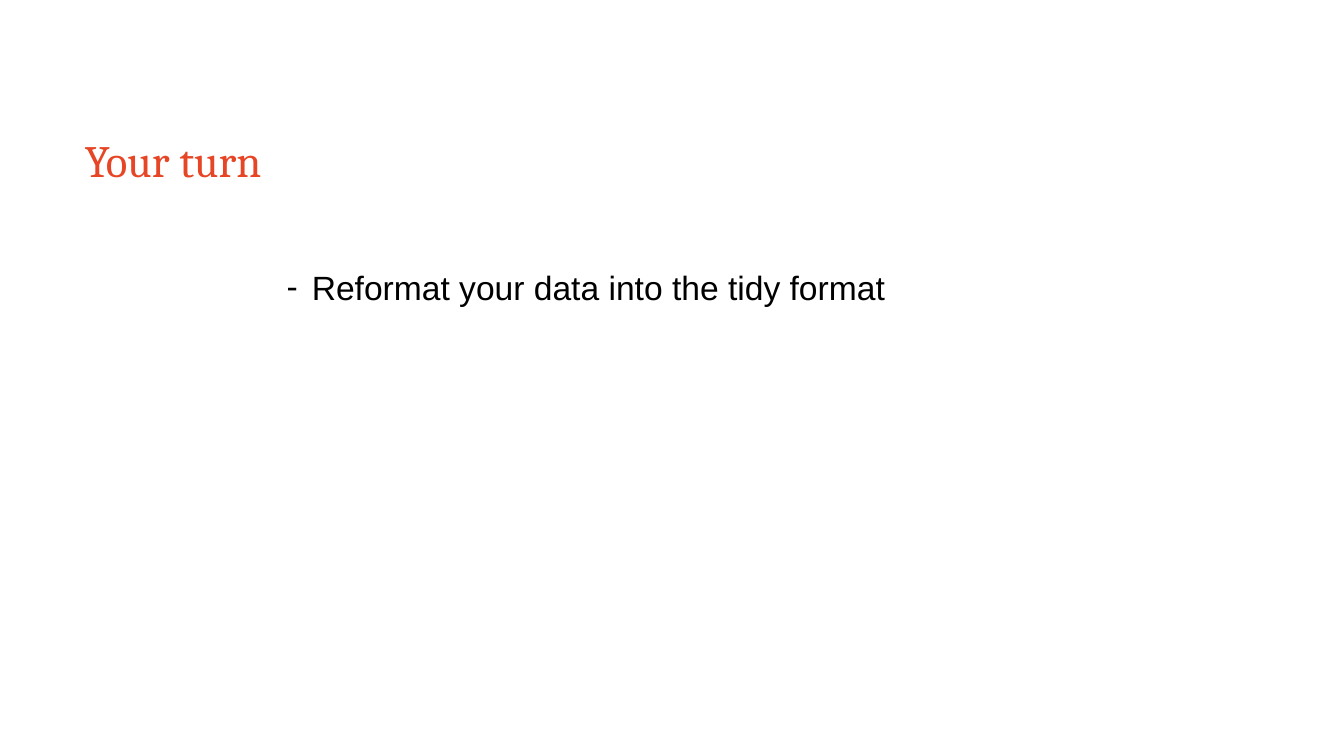
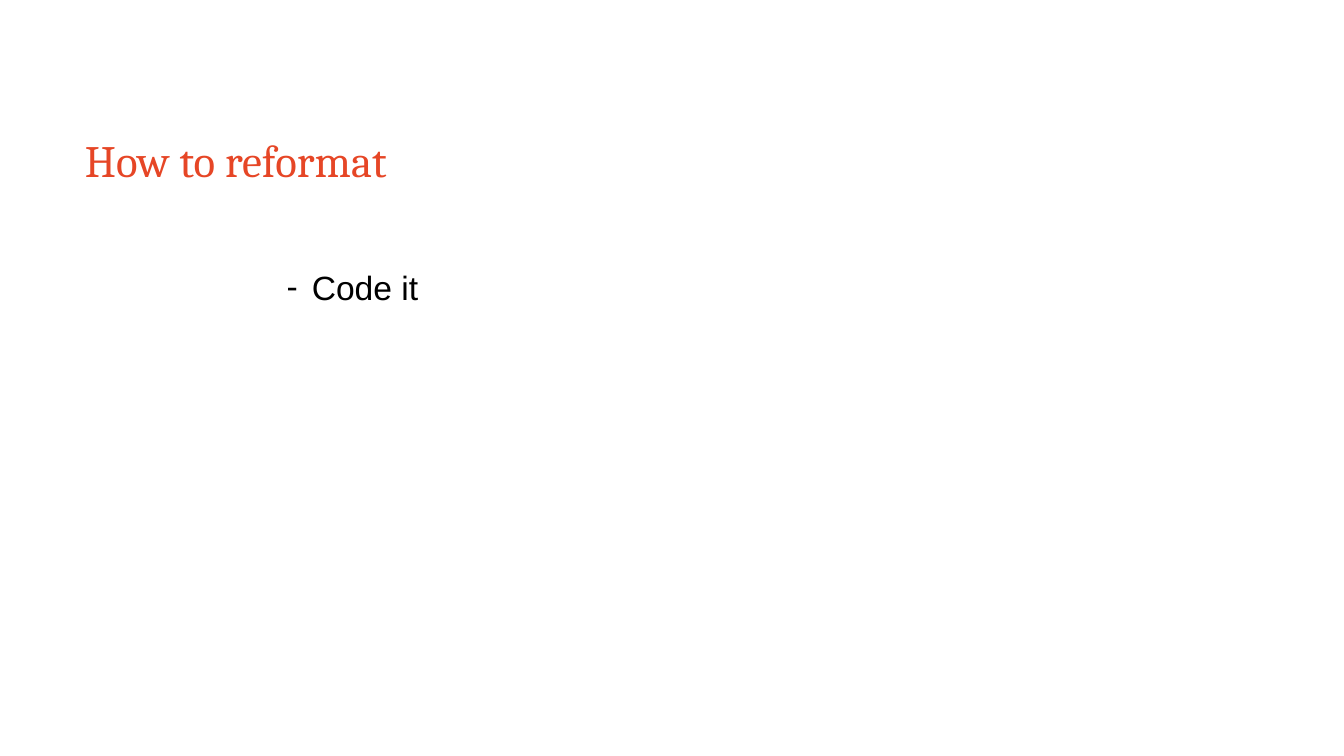
Before and after one commit to Sydney-Informatics-Hub/EDAinR, a slide deck: slide 33 of eda_r.pptx (slide 32 before the commit). Drawn at 1344x756 pixels with LibreOffice and Linux fonts; fonts in the diff are those of the drawing. Boxes give left, top, right and bottom in pixels: in the first picture for what was removed or moved away, otherwise in the second. Text is boxed around its words. In the diff, an @@ line names an element or a change of style, - is before the commit and + after.

Commit message:
asks students to pivot with relig income data

```diff
--- a/eda_r.pptx
+++ b/eda_r.pptx
@@ title at <box>85,145,387,178</box>: text changed @@
-Your turn
+How to reformat
@@ text at <box>312,275,418,301</box>: text changed @@
-– Reformat your data into the tidy format
+– Code it
```
Also in this commit, not shown: 2 other slides changed, 2 slides added, 1 other file.
